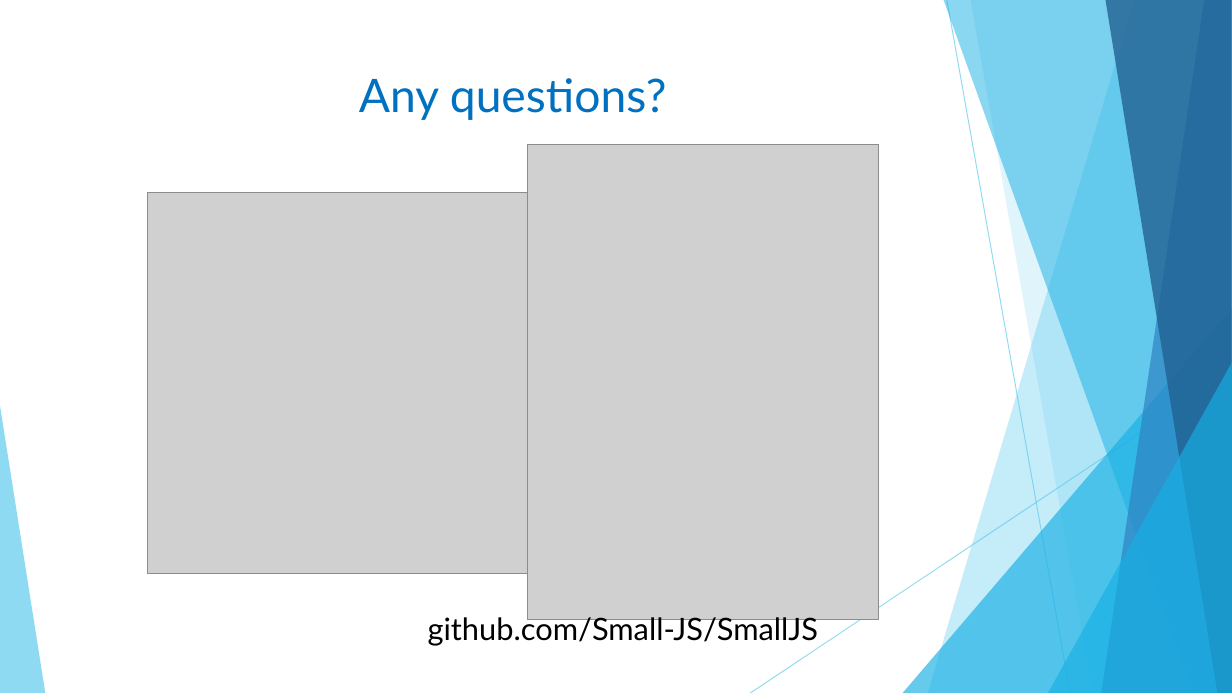
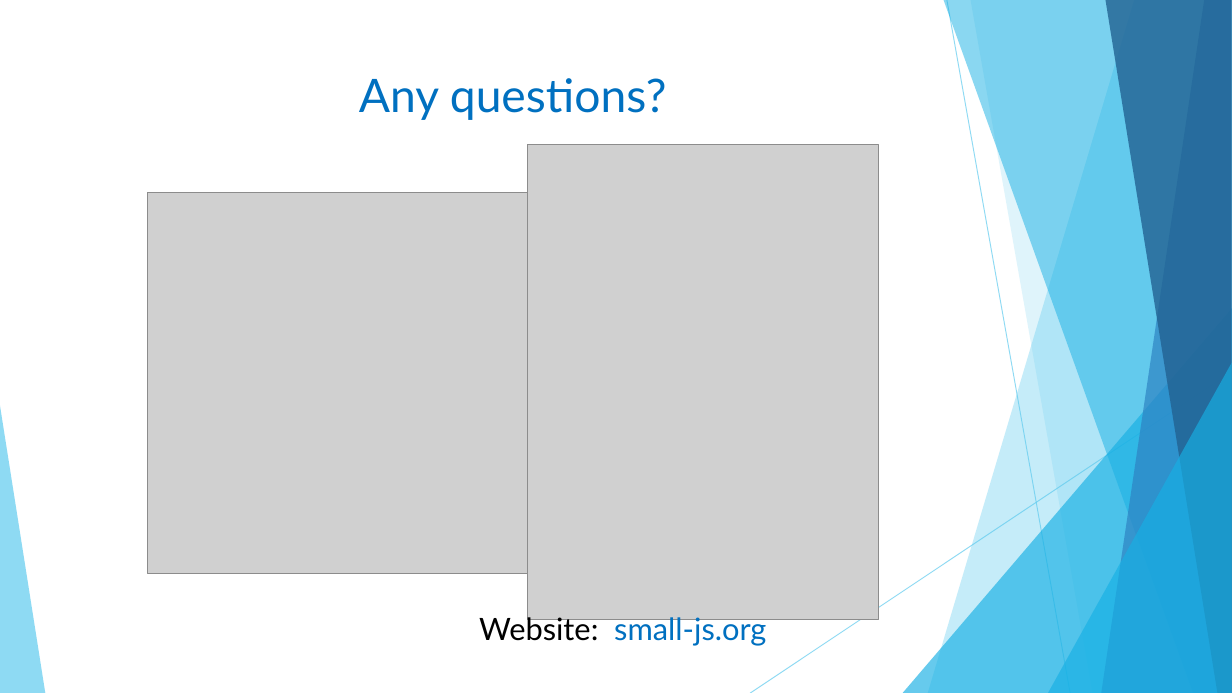
Before and after one commit to Small-JS/SmallJS, a slide deck: slide 11 of Documentation/Why_SmallJS.pptx. Drawn at 1232x693 pixels with LibreOffice and Linux fonts; fonts in the diff are those of the drawing; grey boxes stand for pictures. Boxes give left, top, right and bottom in pixels: in the first picture for what was removed or moved away, otherwise in the second. Text is boxed around its words. In the diff, an @@ line names an element or a change of style, - is before the commit and + after.

```diff
--- a/Documentation/Why_SmallJS.pptx
+++ b/Documentation/Why_SmallJS.pptx
@@ text at <box>479,613,766,646</box>: text changed; text colour #000000 to #0070C0 @@
-github.com/Small-JS/SmallJS
+Website: small-js.org
```
Also in this commit, not shown: 1 other slide changed.
